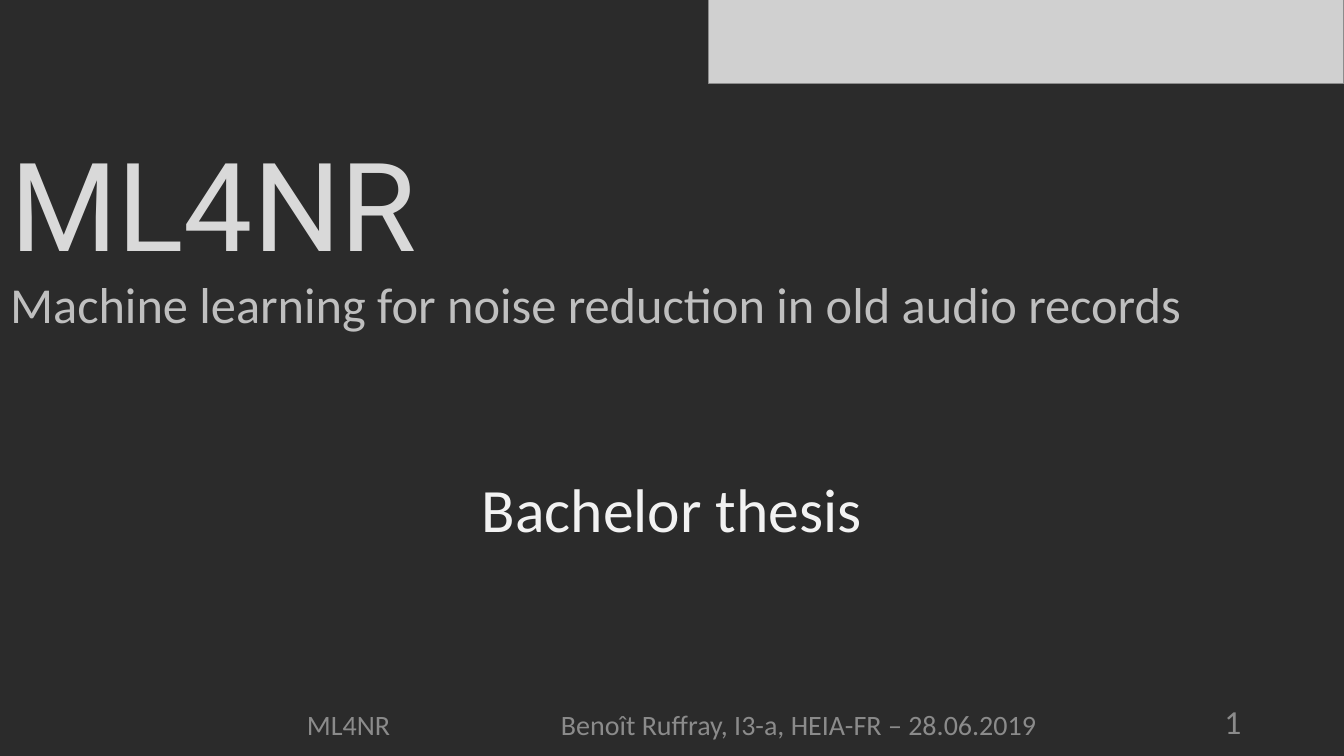
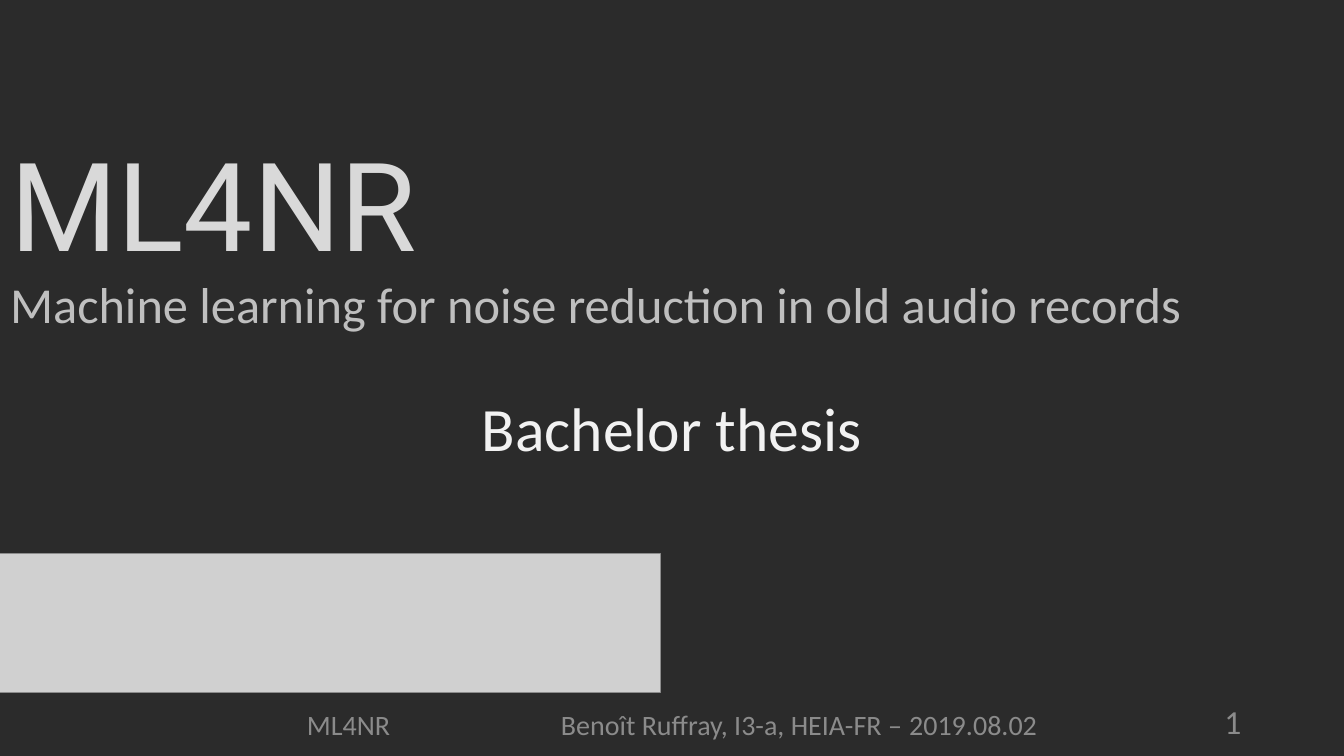
Before and after one commit to Johnatonb/IRENE, a slide deck: slide 1 of doc/presentation/ml4nr.pptx. Drawn at 1344x756 pixels with LibreOffice and Linux fonts; fonts in the diff are those of the drawing; grey boxes stand for pictures; background and template pictures are left out; a plain dark background stands for a picture behind light text. Boxes give left, top, right and bottom in pixels: in the first picture for what was removed or moved away, otherwise in the second. Text is boxed around its words. In the diff, an @@ line names an element or a change of style, - is before the commit and + after.

```diff
--- a/doc/presentation/ml4nr.pptx
+++ b/doc/presentation/ml4nr.pptx
@@ picture removed at (709, 0, 1344, 84) @@
@@ subtitle "Machine learning for noise reduction ..." rewrapped from (10, 288, 1180, 533) to (10, 288, 1180, 452) @@
@@ picture added at (0, 554, 660, 693) @@
@@ text at (307, 716, 1037, 740): text changed @@
-ML4NR Benoît Ruffray, I3-a, HEIA-FR – 28.06.2019
+ML4NR Benoît Ruffray, I3-a, HEIA-FR – 2019.08.02
```
Also in this commit, not shown: 9 other slides changed, 12 slides added, 53 other files.
